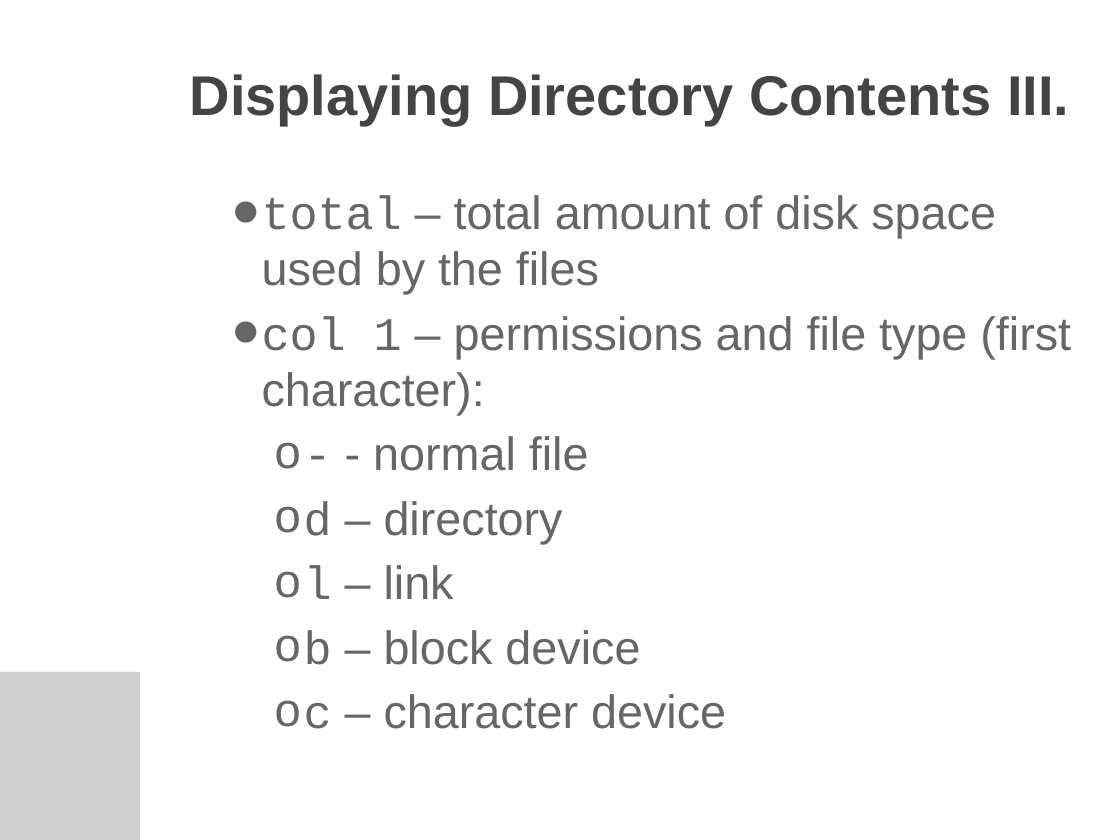
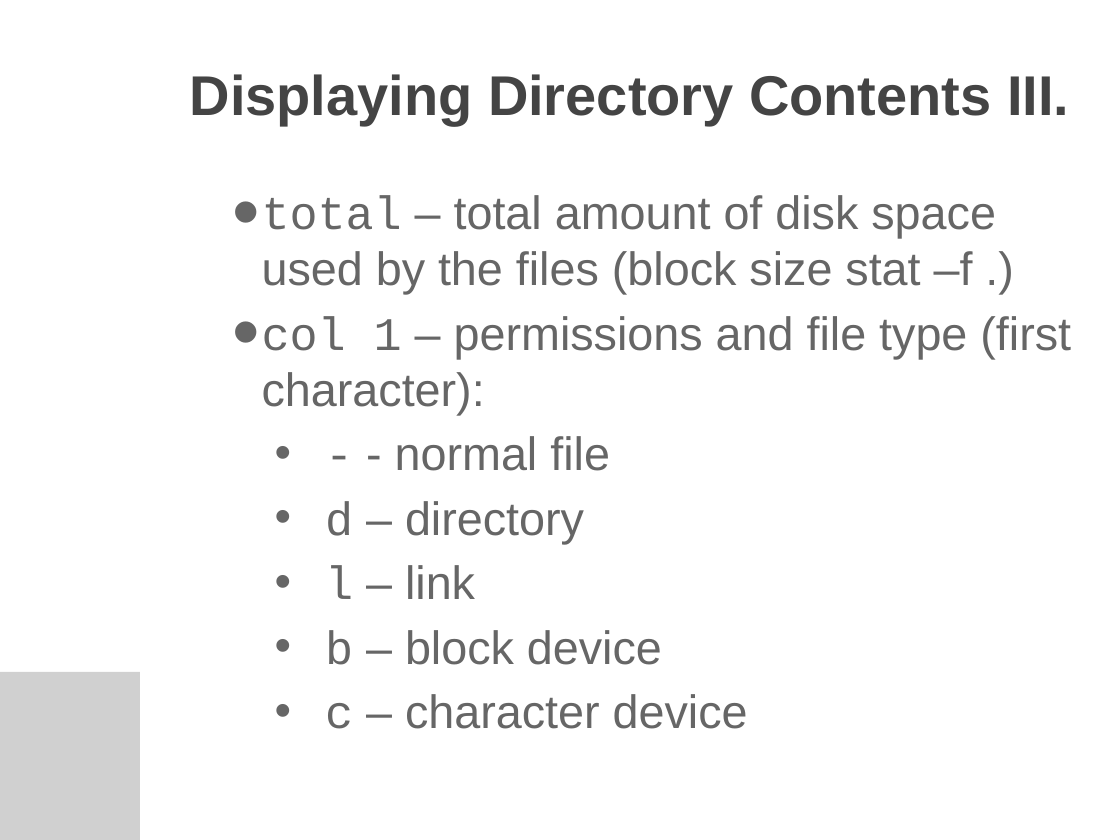
Before and after one commit to jb23lm87/OS-prednasky, a slide deck: slide 14 of LC UNIX/03 The Linux Filesystem.pptx. Drawn at 1120x840 pixels with LibreOffice and Linux fonts; fonts in the diff are those of the drawing; grey boxes stand for pictures; background and template pictures are left out. Boxes give left, top, right and bottom in pixels: in the first picture for what was removed or moved away, otherwise in the second. Text is boxed around its words. In the diff, an @@ line names an element or a change of style, - is before the commit and + after.

```diff
--- a/LC UNIX/03 The Linux Filesystem.pptx
+++ b/LC UNIX/03 The Linux Filesystem.pptx
@@ text at (262, 195, 996, 294): text changed @@
-• total – total amount of disk space used by the files
+• total – total amount of disk space used by the files (block size stat –f .)
@@ text at (325, 436, 748, 729): bullet o to • @@
```
Also in this commit, not shown: 1 other slide changed, 2 other files.
